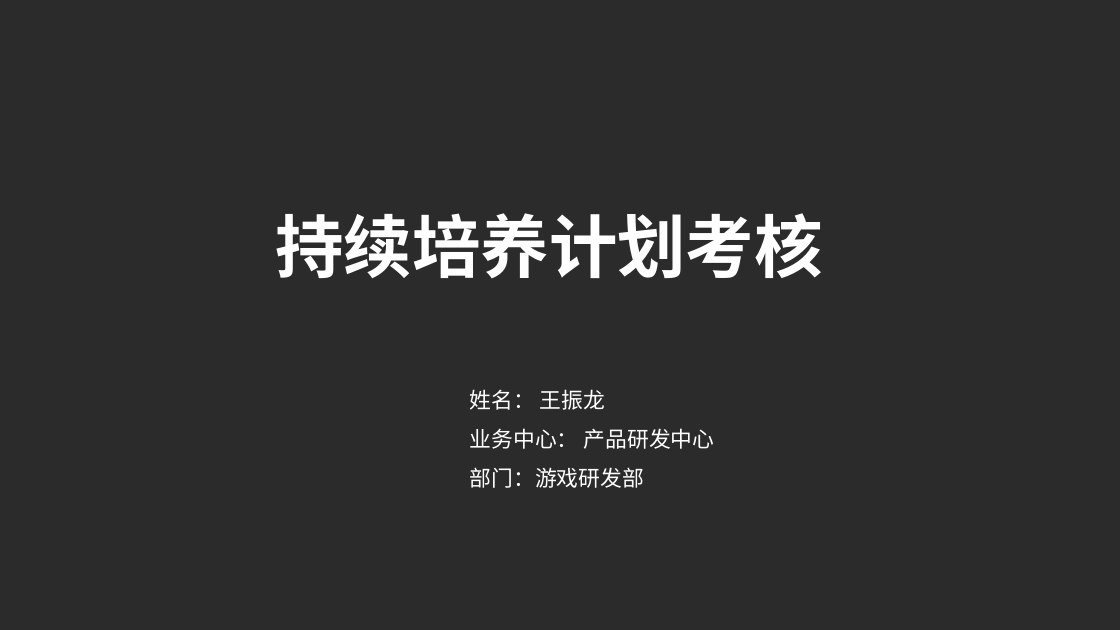
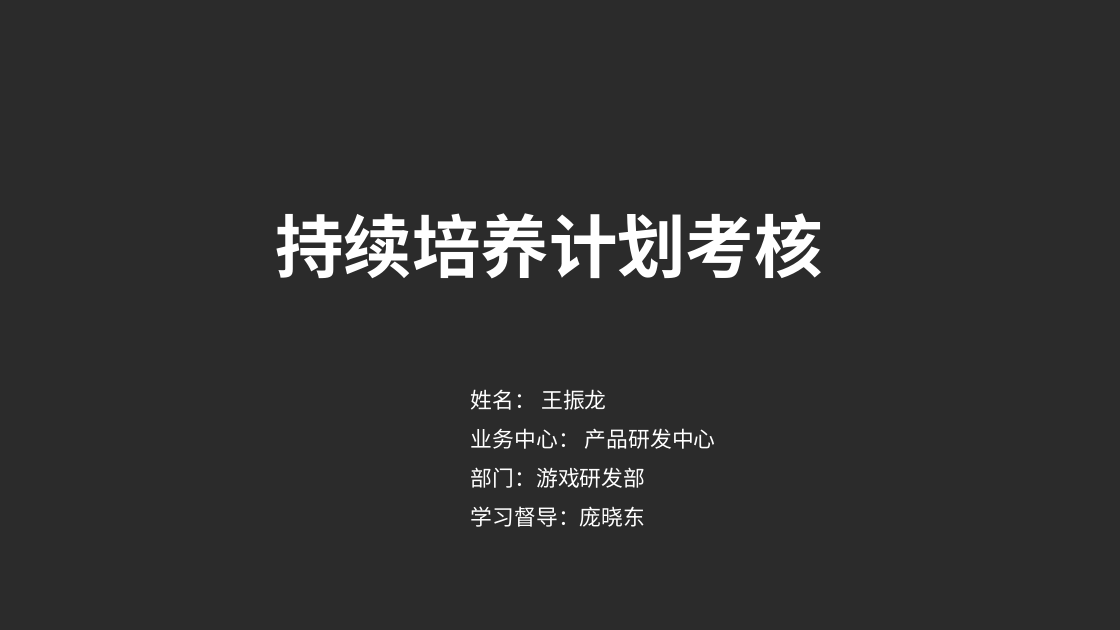
Before and after one commit to Jnnes/HelloOpengl, a slide deck: slide 1 of 总结.ppt. Drawn at 1120x630 pixels with LibreOffice and Linux fonts; fonts in the diff are those of the drawing; background and template pictures are left out; a plain dark background stands for a picture behind light text. Boxes give left, top, right and bottom in pixels: in the first picture for what was removed or moved away, otherwise in the second. Text is boxed around its words. In the diff, an @@ line names an element or a change of style, - is before the commit and + after.

```diff
--- a/总结.ppt
+++ b/总结.ppt
@@ text at (471,506,645,527): paragraph added @@
+学习督导：庞晓东
```
Also in this commit, not shown: 3 other slides changed, 4 other files.
